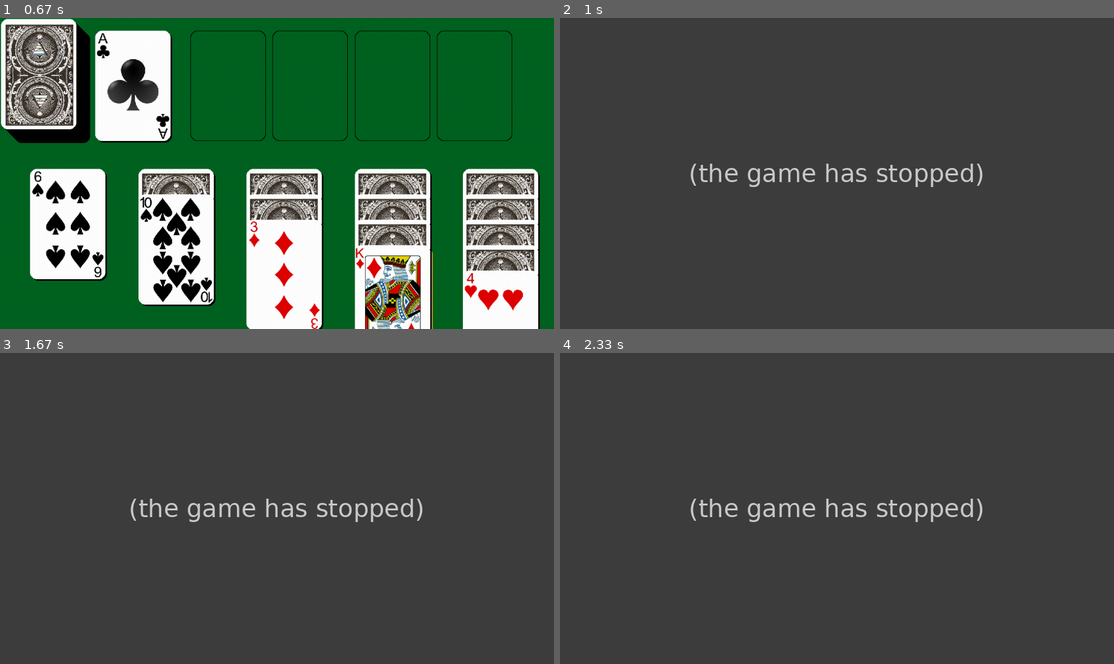
Above: before the commit, frames 1-4 (two rows, left to right).
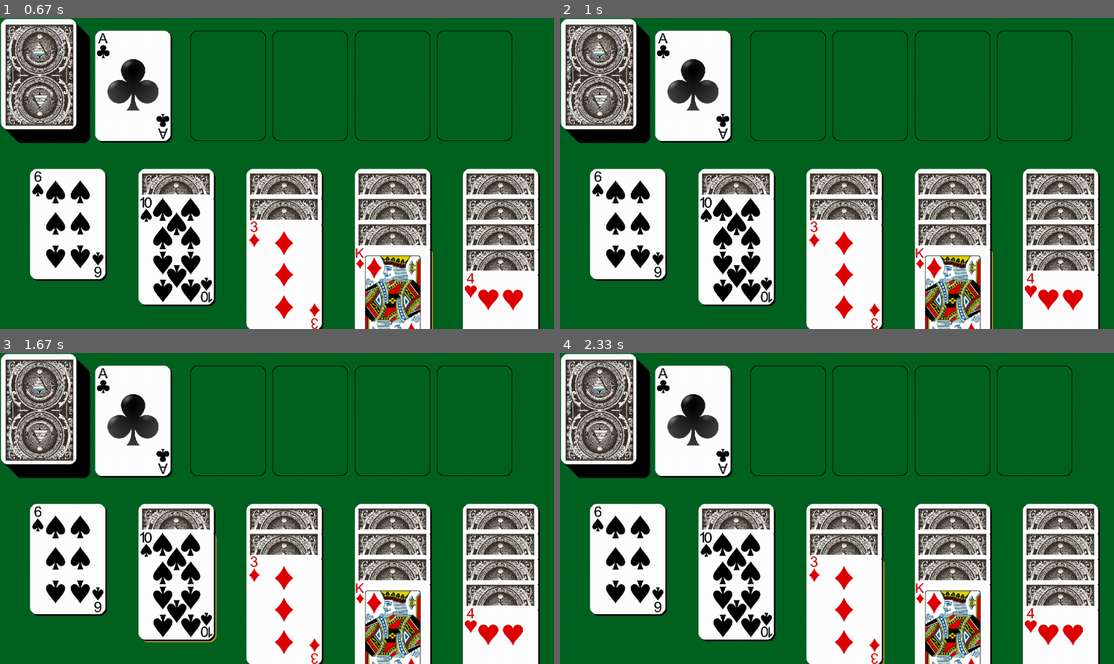
Above: after the commit, the same moments.

Repository: unluckycord/NewPygame
Game: pygame game, started from Main.py
Same seed, same stepped clock (60 frames per second), same inputs: the game is played once before the commit and once after it.
Inputs (mouse positions are in pixels of both pictures, inside the frame that each line leads up to):
- Up to frame 1 (0.67 s): click (354, 254) at 0.38 s
- Up to frame 2 (1 s): click (936, 86) at 0.72 s
- Up to frame 3 (1.67 s): click (171, 589) at 1.55 s
- Up to frame 4 (2.33 s): click (969, 580) at 1.88 s; click (859, 567) at 2.22 s

Frame 1 is identical in both runs. In frame 2, 95% of the frame differs, in the area x 0-100%, y 0-100%; in frame 3, 95%; in frame 4, 95%.
Error before the commit: IndexError: list index out of range (GameLoop.py line 148); the game stopped at 0.72 s (later frames are placeholders)

Commit message:
cards now only stack in goal if they match suit

Diff:
--- a/GameLoop.py
+++ b/GameLoop.py
@@ -145,7 +145,7 @@
                     if len(ListOfCards.listOfCardsInObjective[i]) == 0 and currentCard.rank == 1:
                         ListOfCards.listOfCardsInObjective[i].append(Card.Card(currentCard.rankandsuit, "UP", stackList[i], None,None))
                         currentCard.cardInObjective = True
-                    elif(currentCard.rank == ListOfCards.listOfCardsInObjective[i][len(ListOfCards.listOfCardsInObjective[i])-1].rank+1):
+                    elif(len(ListOfCards.listOfCardsInObjective[i])!=0 and currentCard.rank == ListOfCards.listOfCardsInObjective[i][len(ListOfCards.listOfCardsInObjective[i])-1].rank+1) and currentCard.suit == ListOfCards.listOfCardsInObjective[i][len(ListOfCards.listOfCardsInObjective[i])-1].suit :
                         ListOfCards.listOfCardsInObjective[i].append(Card.Card(currentCard.rankandsuit, "UP", stackList[i], None,None))
                         currentCard.cardInObjective = True
         PaintGame.drawWindow(flipCardCheck,grabCheck,mouseRect,stackList,currentCard,pileLocationShadow)
